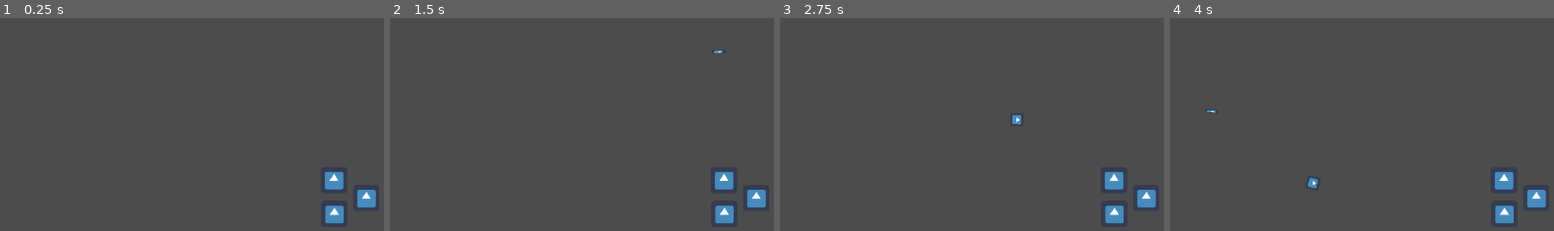
Above: before the commit, frames 1-4 (left to right).
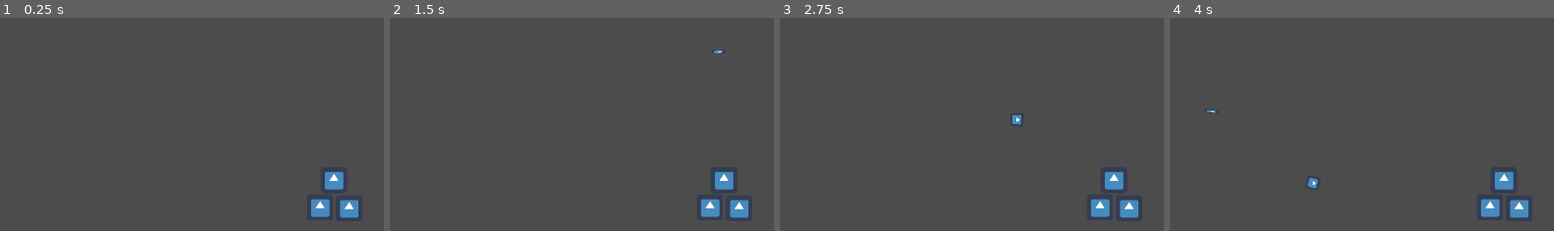
Above: after the commit, the same moments.

Repository: Ryan-Mirch/Projectile-Based-Ranged-Attack
Game: Godot game, scene res://Demo Scene.tscn
The game is run twice, just before and just after one commit, with the same random seed, the same clock (stepped at 60 frames per second) and the same inputs. The engine's default icon, where the game draws it, is replaced by a stand-in: a white triangle on a blue panel in a dark square.
Inputs (mouse positions are % of the whole screen's width and height, from its top left):
- Up to frame 1 (0.25 s): no input
- Up to frame 2 (1.5 s): tap Enter at 0.5, 1.25 s; move the mouse to (73, 46) at 0.52 s; press the mouse at (73, 46) at 0.53 s; move the mouse to (30, 57) at 1.27 s; release the mouse at (30, 57) at 1.28 s; right-click (30, 57) at 1.35 s
- Up to frame 3 (2.75 s): tap Enter at 2 s; move the mouse to (61, 29) at 2.02 s; press the mouse at (61, 29) at 2.03 s
- Up to frame 4 (4 s): tap Enter at 2.75, 3.5 s; move the mouse to (45, 72) at 2.77 s; release the mouse at (45, 72) at 2.78 s; right-click (45, 72) at 2.85 s; move the mouse to (81, 67) at 3.52 s; press the mouse at (81, 67) at 3.53 s
The pictures show only the part of the screen within x 36-86%, y 38-88%; the shares and areas given below are measured in that part.

The runs differ from the first frame. In frame 1, 1.4% of the frame differs, in the area x 81-98%, y 80-97%; in frame 2, 1.4%; in frame 3, 1.4%; in frame 4, 1.4%.

Commit message:
added check to make sure enemy has the take_damage function

Diff:
--- a/Arrow/Arrow.gd
+++ b/Arrow/Arrow.gd
@@ -1,11 +1,11 @@
 extends Node2D
 
-
+export var damage:float = 5
 export var speed:float = 5
 export var lifetime:float = 3
 
 onready var timer:Timer = $"%Timer"
-onready var hurtbox = $"%HurtBox"
+onready var hitbox = $"%HitBox"
 
 var direction:Vector2
 
@@ -18,11 +18,12 @@
 	position += direction * speed * delta * 100
 
 
-func _on_HurtBox_body_entered(body):
-	var enemy = body.get_parent()
-	enemy.hit()
+func _on_Timer_timeout():
 	queue_free()
 
 
-func _on_Timer_timeout():
+func _on_HitBox_body_entered(hurtbox):
+	var enemy = hurtbox.owner
+	if enemy.has_method("take_damage"):
+		enemy.take_damage(damage)
 	queue_free()
--- a/Arrow/Arrow.tscn
+++ b/Arrow/Arrow.tscn
@@ -16,18 +16,18 @@
 scale = Vector2( 0.255, 1 )
 texture = ExtResource( 2 )
 
-[node name="HurtBox" type="Area2D" parent="."]
+[node name="HitBox" type="Area2D" parent="."]
 unique_name_in_owner = true
 position = Vector2( 24, 0 )
 collision_layer = 0
 collision_mask = 2
 
-[node name="CollisionShape2D" type="CollisionShape2D" parent="HurtBox"]
+[node name="CollisionShape2D" type="CollisionShape2D" parent="HitBox"]
 modulate = Color( 0, 1, 0.486275, 0.529412 )
 shape = SubResource( 1 )
 
 [node name="Timer" type="Timer" parent="."]
 unique_name_in_owner = true
 
-[connection signal="body_entered" from="HurtBox" to="." method="_on_HurtBox_body_entered"]
+[connection signal="body_entered" from="HitBox" to="." method="_on_HitBox_body_entered"]
 [connection signal="timeout" from="Timer" to="." method="_on_Timer_timeout"]
--- a/Demo Scene.tscn
+++ b/Demo Scene.tscn
@@ -8,13 +8,13 @@
 [node name="Player" parent="." instance=ExtResource( 1 )]
 
 [node name="Enemy" parent="." instance=ExtResource( 2 )]
-position = Vector2( 1496, 877 )
+position = Vector2( 1461, 861 )
 
 [node name="Enemy4" parent="." instance=ExtResource( 2 )]
 position = Vector2( 1520, 296 )
 
 [node name="Enemy2" parent="." instance=ExtResource( 2 )]
-position = Vector2( 1574, 838 )
+position = Vector2( 1532, 863 )
 
 [node name="Enemy3" parent="." instance=ExtResource( 2 )]
 position = Vector2( 1495, 794 )
--- a/Enemy/Enemy.gd
+++ b/Enemy/Enemy.gd
@@ -11,10 +11,6 @@
 	pass # Replace with function body.
 
 
-# Called every frame. 'delta' is the elapsed time since the previous frame.
-#func _process(delta):
-#	pass
-
-func hit():
+func take_damage(_damage):
 	ap.stop(true)
 	ap.play("Hit")
--- a/Enemy/Enemy.tscn
+++ b/Enemy/Enemy.tscn
@@ -16,8 +16,8 @@
 tracks/0/imported = false
 tracks/0/enabled = true
 tracks/0/keys = {
-"points": PoolRealArray( 0, -0.25, 0, 0.2, -1.14967, 29.2702, -0.1, -4.74439, 0.2, -5.30255, -14.8247, -0.2, 5.30255, 0.25, 0, 0.52482, -0.25, 0, 0.25, 0 ),
-"times": PoolRealArray( 0, 0.2, 0.5, 0.9 )
+"points": PoolRealArray( 0, -0.243241, -108.242, 0.1, 44.5, 54, -0.0251085, 2.16666, 0.112411, -9.70017, -2.16666, -0.25, 0, 0.25, 0 ),
+"times": PoolRealArray( 0, 0.1, 0.4 )
 }
 
 [sub_resource type="Animation" id=3]
@@ -39,12 +39,12 @@
 [node name="Sprite" type="Sprite" parent="."]
 texture = ExtResource( 1 )
 
-[node name="HitBox" type="StaticBody2D" parent="."]
+[node name="HurtBox" type="StaticBody2D" parent="."]
 unique_name_in_owner = true
 collision_layer = 2
 collision_mask = 0
 
-[node name="CollisionShape2D" type="CollisionShape2D" parent="HitBox"]
+[node name="CollisionShape2D" type="CollisionShape2D" parent="HurtBox"]
 shape = SubResource( 1 )
 
 [node name="AnimationPlayer" type="AnimationPlayer" parent="."]
--- a/Fireball/Fireball.gd
+++ b/Fireball/Fireball.gd
@@ -1,11 +1,11 @@
 extends Node2D
 
-
+export var damage:float = 3
 export var speed:float = 5
 export var lifetime:float = 3
 
 onready var timer:Timer = $"%Timer"
-onready var hurtbox = $"%HurtBox"
+onready var hitbox = $"%HitBox"
 onready var collisionbox = $"%CollisionBox"
 
 var direction:Vector2
@@ -20,9 +20,10 @@
 
 
 func _on_CollisionBox_body_entered(_body):
-	for collisionBox in hurtbox.get_overlapping_bodies():
-		var enemy = collisionBox.get_parent()
-		enemy.hit()
+	for collisionBox in hitbox.get_overlapping_bodies():
+		var enemy = collisionBox.owner
+		if enemy.has_method("take_damage"):
+			enemy.take_damage(damage)
 	queue_free()
 
 
--- a/Fireball/Fireball.tscn
+++ b/Fireball/Fireball.tscn
@@ -19,12 +19,12 @@
 rotation = 1.57079
 texture = ExtResource( 2 )
 
-[node name="HurtBox" type="Area2D" parent="."]
+[node name="HitBox" type="Area2D" parent="."]
 unique_name_in_owner = true
 collision_layer = 0
 collision_mask = 2
 
-[node name="CollisionShape2D" type="CollisionShape2D" parent="HurtBox"]
+[node name="CollisionShape2D" type="CollisionShape2D" parent="HitBox"]
 modulate = Color( 0, 1, 0.486275, 0.529412 )
 shape = SubResource( 1 )
 
--- a/project.godot
+++ b/project.godot
@@ -42,6 +42,7 @@
 
 [layer_names]
 
+2d_physics/layer_1="game world"
 2d_physics/layer_2="hitboxes"
 
 [physics]
